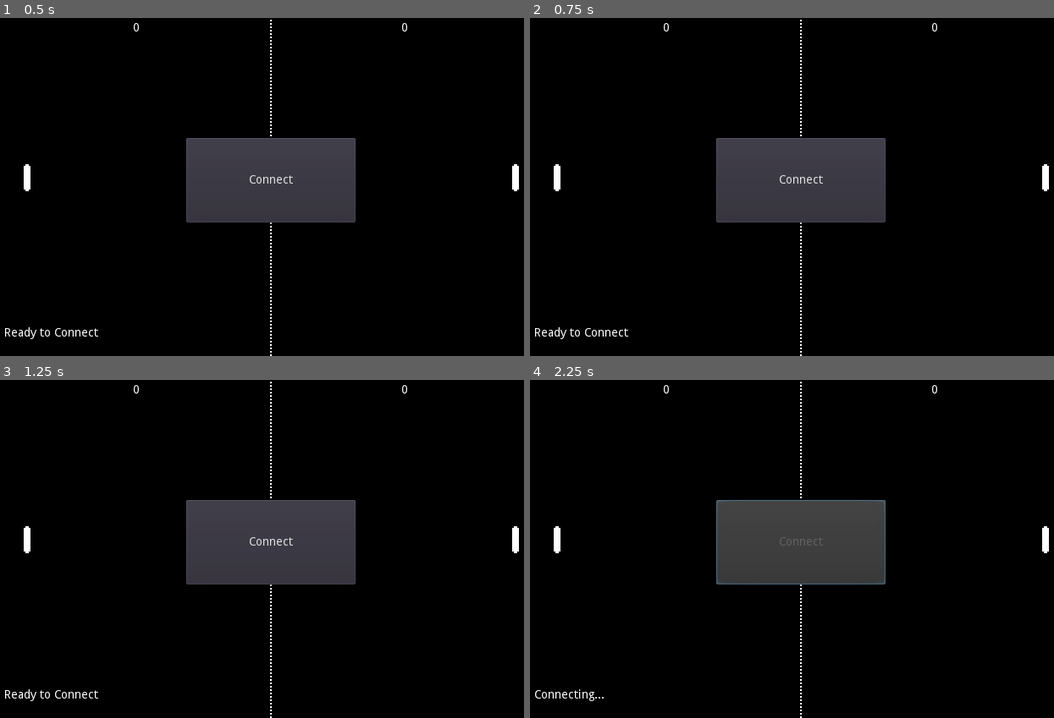
Above: before the commit, frames 1-4 (two rows, left to right).
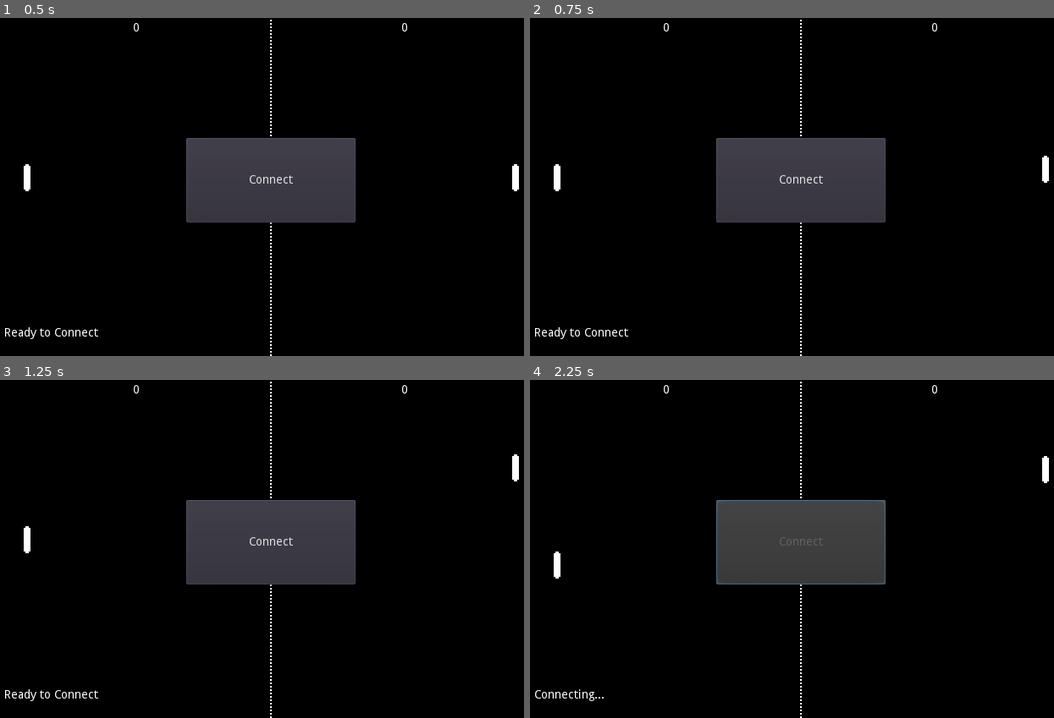
Above: after the commit, the same moments.

Repository: mudbile/Pong-Multiplayer-Demo
Game: Godot game, scene res://MainScene.tscn
Same seed, same stepped clock (60 frames per second), same inputs: the game is played once before the commit and once after it.
Inputs (mouse positions are in pixels of both pictures, inside the frame that each line leads up to):
- Up to frame 1 (0.5 s): no input
- Up to frame 2 (0.75 s): tap Enter at 0.5 s; move the mouse to (917, 170) at 0.52 s; hold Up (move_up) from 0.53 s (still down); click (917, 170) at 0.6 s
- Up to frame 3 (1.25 s): keep holding Up (move_up)
- Up to frame 4 (2.25 s): release Up (move_up) at 1.25 s; click "Connect" at 1.25 s; move the mouse to (692, 565) at 2.02 s; hold Down (move_down) from 2.03 s (still down); click (692, 565) at 2.1 s

Frame 1 is identical in both runs. In frame 2, less than 0.1% of the frame differs, in the area x 97-100%, y 40-52%; in frame 3, 0.2%; in frame 4, 0.4%, in the area x 4-100%, y 22-59%.

Commit message:
players can now move paddle when not playing

Diff:
--- a/MainScene.gd
+++ b/MainScene.gd
@@ -32,6 +32,7 @@
 var _ball_direction
 var _left_paddle_motion
 var _right_paddle_motion
+var _mouse_pressed_motion = 0
 
 func _ready():
 	randomize()
@@ -166,7 +167,7 @@
 
 
 		MESSAGE_TYPE.UPDATE_PADDLE_POS_AND_MOTION:
-			if from_player_name == _left_player_name:
+			if message['pos'].x < 0.5 * rect_size.x:
 				_left_paddle.position = message['pos']
 				_left_paddle_motion = message['motion']
 			else:
@@ -206,7 +207,7 @@
 
 
 
-var _mouse_pressed_motion = 0
+
 
 func _process(delta):
 	if _is_playing:
@@ -225,35 +226,40 @@
 			if _ball.position.x > _field_rect.position.x +  _field_rect.size.x:
 				Network.send_message({'type': MESSAGE_TYPE.PLAYER_LOST})
 
-		#paddle
-		var my_paddle_motion = 0
-		var my_paddle = _left_paddle if Network.get_player_name() == _left_player_name else _right_paddle
-		#if OS.get_name() == 'Android' or OS.get_name() == "iOS":
-		if Input.is_action_just_pressed("left_mouse"):
-			if get_global_mouse_position().y < my_paddle.global_position.y:
-				_mouse_pressed_motion = -1
-			else:
-				_mouse_pressed_motion = 1
-		if Input.is_action_just_released("left_mouse"):
-			_mouse_pressed_motion = 0
-		my_paddle_motion = _mouse_pressed_motion
-		if my_paddle_motion == 0:
-			my_paddle_motion = Input.get_action_strength("move_down") - Input.get_action_strength("move_up")
-		my_paddle_motion *= PADDLE_MOTION_SPEED
-		var paddle_pos = _right_paddle.position
-		if Network.get_player_name() == _left_player_name:
-			paddle_pos = _left_paddle.position
-		Network.send_unreliable_message({
-			'type': MESSAGE_TYPE.UPDATE_PADDLE_POS_AND_MOTION,
-			'pos': paddle_pos,
-			'motion': my_paddle_motion
-		})
-
-		_left_paddle.translate(Vector2(0, _left_paddle_motion * delta))
-		_left_paddle.position.y = clamp(_left_paddle.position.y, 16, rect_size.y - 16)
-
-		_right_paddle.translate(Vector2(0, _right_paddle_motion * delta))
-		_right_paddle.position.y = clamp(_right_paddle.position.y, 16, rect_size.y - 16)
+	#paddle
+	var my_paddle_motion = 0
+	var my_paddle
+	if _left_player_name != null:
+		my_paddle = _left_paddle if Network.get_player_name() == _left_player_name else _right_paddle
+	else:
+		if get_global_mouse_position().x < 0.5 * rect_size.x:
+			my_paddle = _left_paddle
+		else:
+			my_paddle = _right_paddle
+	#if OS.get_name() == 'Android' or OS.get_name() == "iOS":
+	if Input.is_action_just_pressed("left_mouse"):
+		if get_global_mouse_position().y < my_paddle.global_position.y:
+			_mouse_pressed_motion = -1
+		else:
+			_mouse_pressed_motion = 1
+	if Input.is_action_just_released("left_mouse"):
+		_mouse_pressed_motion = 0
+	my_paddle_motion = _mouse_pressed_motion
+	if my_paddle_motion == 0:
+		my_paddle_motion = Input.get_action_strength("move_down") - Input.get_action_strength("move_up")
+	my_paddle_motion *= PADDLE_MOTION_SPEED
+
+	Network.send_unreliable_message({
+		'type': MESSAGE_TYPE.UPDATE_PADDLE_POS_AND_MOTION,
+		'pos': my_paddle.position,
+		'motion': my_paddle_motion
+	})
+
+	_left_paddle.translate(Vector2(0, _left_paddle_motion * delta))
+	_left_paddle.position.y = clamp(_left_paddle.position.y, 16, rect_size.y - 16)
+
+	_right_paddle.translate(Vector2(0, _right_paddle_motion * delta))
+	_right_paddle.position.y = clamp(_right_paddle.position.y, 16, rect_size.y - 16)
 
 
 
--- a/autoloads/Networking/Network.gd
+++ b/autoloads/Networking/Network.gd
@@ -1225,6 +1225,7 @@
 	_send_message(func_key, message, specific_player_names)
 	return func_key
 
+#if sending to self, you'll get that packet this frame
 func _send_message(f_key, message, specific_player_names=null):
 	var last_known_net_id = _net_id
 	if specific_player_names == null:
@@ -1233,9 +1234,9 @@
 	var self_included = specific_player_names.has(_my_player_name)
 	#host knows not to forward unreliable messages back to sender
 	#so we don't need to remove ourselves from specific_player_names
-	if self_included:
+	if self_included or specific_player_names.empty():
 		emit_signal('message_received', _my_player_name, [_my_player_name], message)
-		if specific_player_names.size() == 1:
+		if specific_player_names.size() <= 1:
 			fapi.abandon_awaiting_func_completion(f_key)
 			emit_signal('sent_message_received_by_all')
 			return
@@ -1273,6 +1274,7 @@
 func send_unreliable_message_to_all_but_self(message):
 	return send_unreliable_message(message, _other_player_names_no_handshake)
 
+#if sending to self, you'll get that packet this frame
 func send_unreliable_message(message, specific_player_names=null):
 	if specific_player_names == null:
 		specific_player_names = _player_names_no_handshake
@@ -1281,9 +1283,9 @@
 	var self_included = specific_player_names.has(_my_player_name)
 	#host knows not to forward unreliable messages back to sender
 	#so we don't need to remove ourselves from specific_player_names
-	if self_included:
+	if self_included or specific_player_names.empty():
 		emit_signal('message_received', _my_player_name, [_my_player_name], message)
-		if specific_player_names.size() == 1:
+		if specific_player_names.size() <= 1:
 			return
 
 	_sent_message_id_keeper += 1
